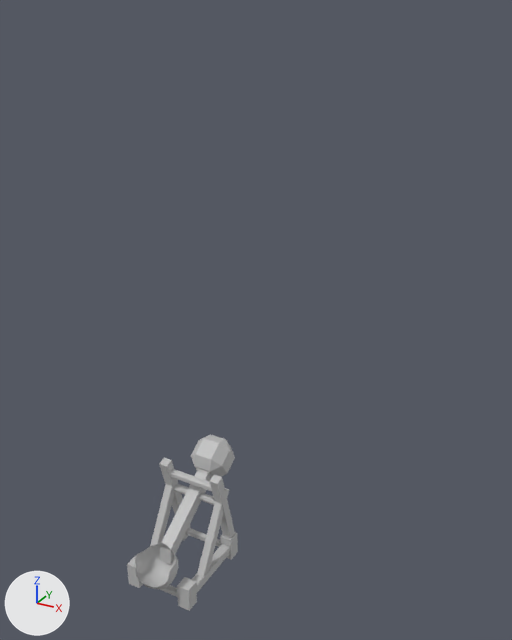
The FBX model Assets/Meshes/Buildings/Towers/Catapult/Catapult.fbx as it was, and as the next commit left it.
One viewpoint serves both versions: a 50 mm camera at (4.72, -7.63, 7.31) aimed at (-0.19, 1.29, 2.85). The axes (+X, +Y, +Z) are drawn at lower left. The lights are the same throughout. Where no turn or scale is listed for an object, it has been applied to the vertices.
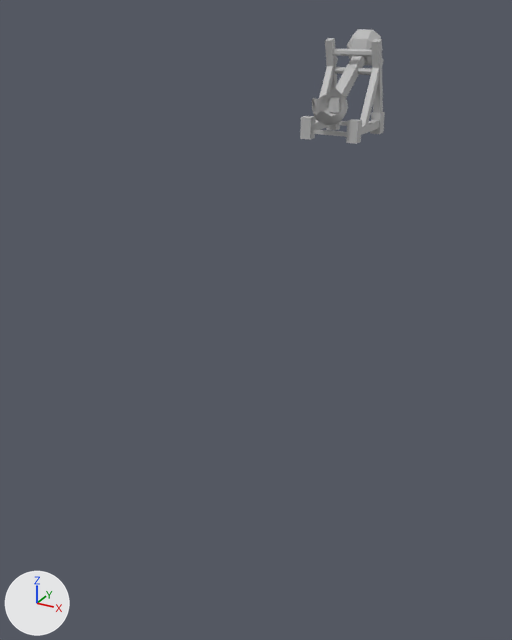
Pixel boxes [x1, y1, x2, y2] of what changed, in the pictures (512 x 640 px; the box of a moved part takes in the faces that stretch with it):
'polySurface34', reshaped, moved (23% narrower, 40% shorter)
    before: [127, 434, 238, 611]
    after: [300, 38, 385, 144]
'polySurface49', added
    after: [312, 29, 383, 125]
'polySurface50', added
    after: [312, 88, 347, 120]
part 1 of me_mesh, moved or reshaped
    before: [174, 484, 215, 505]
    after: [334, 67, 372, 75]
part 2 of me_mesh, moved or reshaped
    before: [170, 469, 212, 491]
    after: [333, 49, 372, 57]
part 3 of me_mesh, moved or reshaped
    before: [159, 458, 183, 514]
    after: [325, 38, 337, 91]
part 4 of me_mesh, moved or reshaped
    before: [209, 475, 235, 539]
    after: [372, 39, 383, 113]
part 5 of me_mesh, moved or reshaped
    before: [197, 488, 229, 576]
    after: [360, 58, 384, 126]
part 6 of me_mesh, moved or reshaped
    before: [150, 479, 178, 546]
    after: [315, 57, 338, 122]
part 7 of me_mesh, moved or reshaped
    before: [177, 577, 197, 611]
    after: [346, 119, 362, 144]
part 8 of me_mesh, moved or reshaped
    before: [160, 585, 178, 597]
    after: [311, 129, 347, 137]
part 9 of me_mesh, moved or reshaped
    before: [127, 556, 143, 588]
    after: [300, 116, 315, 140]
part 10 of me_mesh, moved or reshaped
    before: [191, 544, 230, 592]
    after: [361, 120, 379, 135]
part 11 of me_mesh, moved or reshaped (not visible before)
    after: [315, 122, 332, 130]
part 12 of me_mesh, moved or reshaped
    before: [186, 528, 220, 547]
    after: [337, 121, 347, 126]
part 13 of me_mesh, moved or reshaped
    before: [220, 532, 238, 560]
    after: [370, 112, 385, 134]
part 14 of me_mesh, moved or reshaped
    before: [183, 525, 190, 541]
    after: [326, 124, 340, 131]
part 15 of me_mesh, deleted
    before: [135, 543, 179, 590]
part 16 of me_mesh, deleted
    before: [160, 434, 235, 564]

Patch to the scene script:
```diff
--- a/Assets/Meshes/Buildings/Towers/Catapult/Catapult.fbx.py
+++ b/Assets/Meshes/Buildings/Towers/Catapult/Catapult.fbx.py
@@ me_mesh @@
 me_mesh.from_pydata(...)  # 296 vertices, 263 faces; spans x -0.51..0.51, y -1.06..1.06, z -0.2..1.5
+# me_mesh part 1: the loose piece of 18 vertices spanning x -0.4..0.38, y 0.22..0.33, z 0.79..0.9 is moved by (0.0, 0.1, -0.58)
+# me_mesh part 2: the loose piece of 16 vertices spanning x -0.42..0.43, y 0.14..0.25, z 1.09..1.2 is moved by (0.0, 0.1, -0.58)
+# me_mesh part 3: the loose piece of 8 vertices spanning x -0.48..-0.35, y 0.08..0.53, z 0.12..1.36 is moved by (0.0, 0.1, -0.58)
+# me_mesh part 4: the loose piece of 8 vertices spanning x 0.36..0.49, y 0.08..0.53, z 0.12..1.36 is moved by (0.0, 0.1, -0.58)
+# me_mesh part 5: the loose piece of 8 vertices spanning x 0.37..0.48, y -0.34..0.4, z -0.06..1.09 is moved by (0.0, 0.1, -0.58)
+# me_mesh part 6: the loose piece of 8 vertices spanning x -0.47..-0.36, y -0.34..0.4, z -0.06..1.09 is moved by (0.0, 0.1, -0.58)
+# me_mesh part 7: the loose piece of 8 vertices spanning x 0.33..0.51, y -0.74..-0.56, z -0.2..0.16 is moved by (0.0, 0.1, -0.58)
+# me_mesh part 8: the loose piece of 12 vertices spanning x -0.38..0.38, y -0.69..-0.61, z -0.11..-0.04 is moved by (0.0, 0.1, -0.58)
+# me_mesh part 9: the loose piece of 8 vertices spanning x -0.51..-0.33, y -0.74..-0.56, z -0.2..0.16 is moved by (0.0, 0.1, -0.58)
+# me_mesh part 10: the loose piece of 8 vertices spanning x 0.36..0.49, y -0.59..0.4, z -0.1..0.03 is moved by (0.0, 0.1, -0.58)
+# me_mesh part 11: the loose piece of 8 vertices spanning x -0.49..-0.36, y -0.59..0.4, z -0.1..0.03 is moved by (0.0, 0.1, -0.58)
+# me_mesh part 12: the loose piece of 12 vertices spanning x -0.38..0.38, y 0.42..0.5, z -0.11..-0.04 is moved by (0.0, 0.1, -0.58)
+# me_mesh part 13: the loose piece of 8 vertices spanning x 0.33..0.51, y 0.37..0.55, z -0.2..0.16 is moved by (0.0, 0.1, -0.58)
+# me_mesh part 14: the loose piece of 8 vertices spanning x -0.51..-0.33, y 0.37..0.55, z -0.2..0.16 is moved by (0.0, 0.1, -0.58)
+# me_mesh part 15: the loose piece of 96 vertices spanning x -0.27..0.29, y -1.06..-0.47, z 0.07..0.62 is deleted
+# me_mesh part 16: the loose piece of 62 vertices spanning x -0.28..0.26, y -0.53..1.06, z 0.24..1.5 is deleted
 me_mesh.materials.append(mat_c1)
@@ ob_polysurface34 @@
 ob_polysurface34 = bpy.data.objects.new('polySurface34', me_mesh)
-ob_polysurface34.location = (-0.05, -1.0, 0.06)
+ob_polysurface34.location = (-0.05, 4.2, 6.06)
@@ ob_polysurface50 @@
+ob_polysurface50 = bpy.data.objects.new('polySurface50', me_mesh_002)  # 96 vertices, 85 faces; spans x -0.281..0.281, y -0.295..0.295, z -0.276..0.276; in mat_c1 (grey #bcbcbc)
+ob_polysurface50.location = (-0.04, 3.53, 5.83)
@@ ob_polysurface49 @@
+ob_polysurface49 = bpy.data.objects.new('polySurface49', me_mesh_001)  # 158 vertices, 149 faces; spans x -0.29..0.29, y -1.33..0.78, z -0.77..0.65; in mat_c1 (grey #bcbcbc)
+ob_polysurface49.location = (-0.05, 4.57, 6.32)
```
